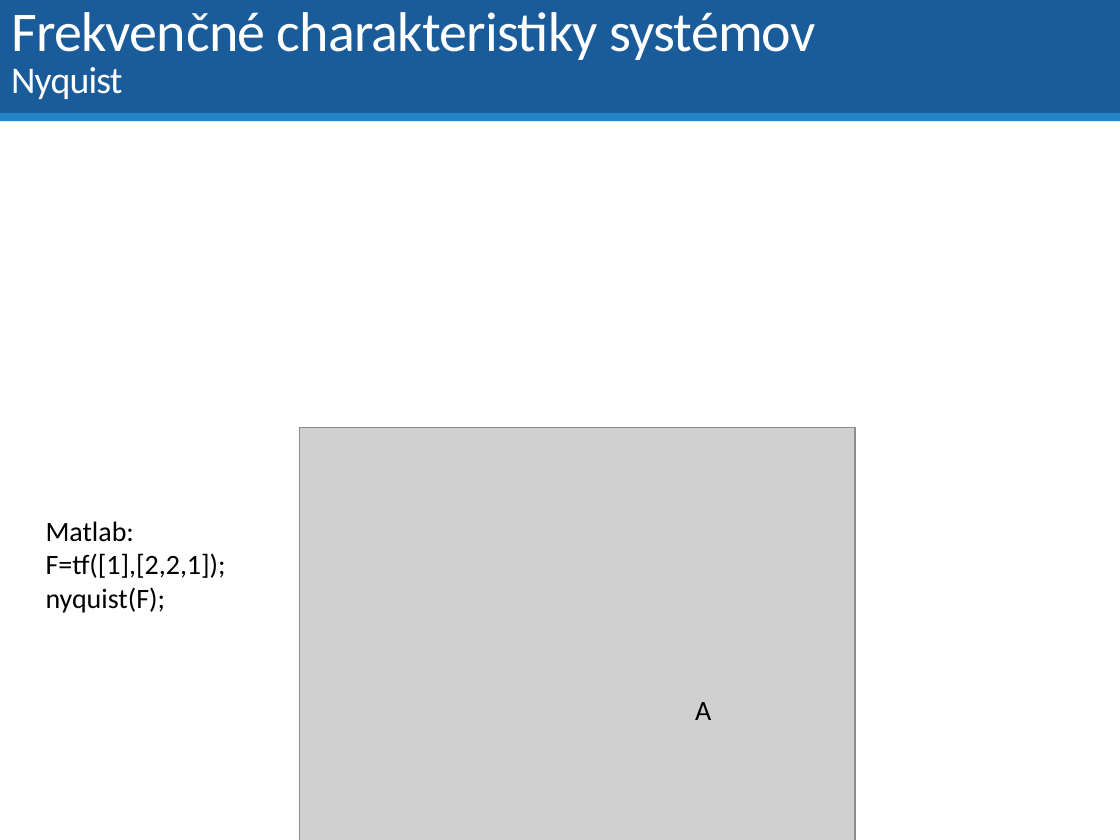
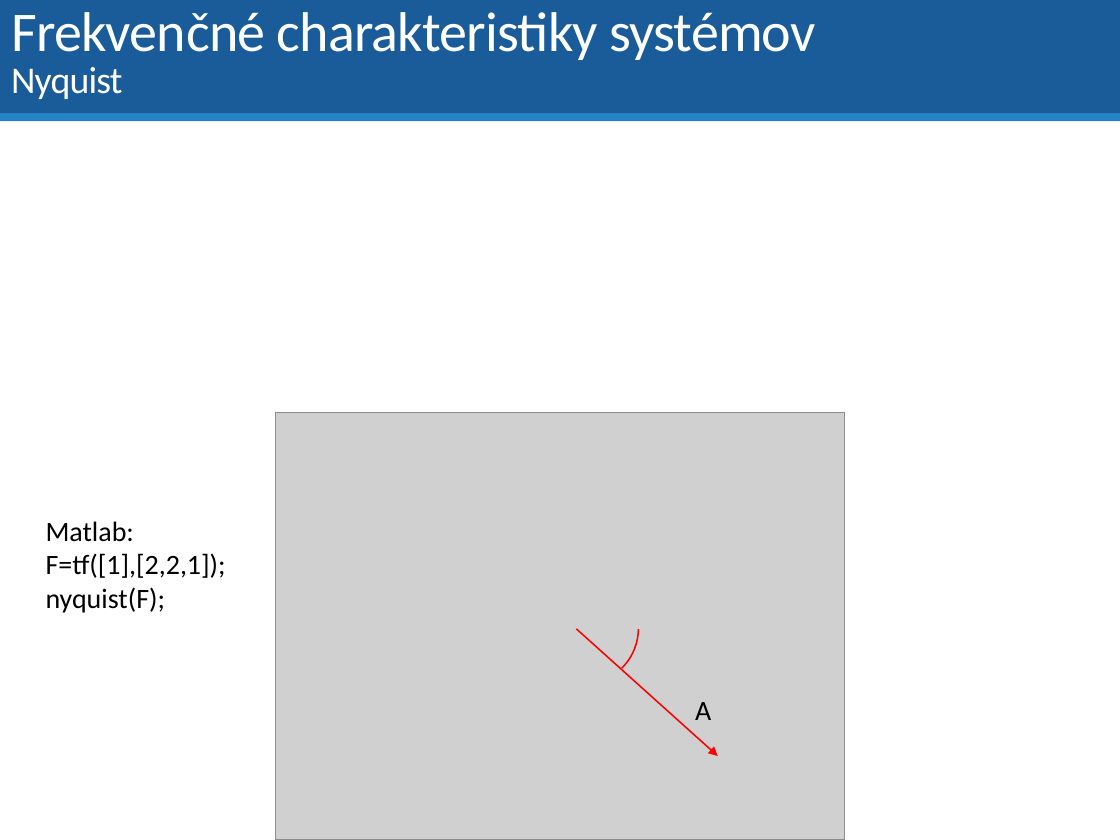
Before and after one commit to dodekm/TeamProjektKybernetika, a slide deck: slide 15 of Nove prednasky/P4 Vlastnosti prenosovych funkcii.pptx (slide 13 before the commit). Drawn at 1120x840 pixels with LibreOffice and Linux fonts; fonts in the diff are those of the drawing; grey boxes stand for pictures. Boxes give left, top, right and bottom in pixels: in the first picture for what was removed or moved away, otherwise in the second. Text is boxed around its words. In the diff, an @@ line names an element or a change of style, - is before the commit and + after.

```diff
--- a/Nove prednasky/P4 Vlastnosti prenosovych funkcii.pptx
+++ b/Nove prednasky/P4 Vlastnosti prenosovych funkcii.pptx
@@ picture: place and size @@
-picture at (300, 428, 856, 840)
+picture at (276, 413, 846, 840)
@@ arc (boxed as its full ellipse) added at (504, 549, 661, 707), outline #FF0000 1 pt @@
@@ arrow added from (577, 628) to (718, 756), #FF0000 1 pt @@
```
Also in this commit, not shown: 18 other slides changed, 9 slides added, 2 slides removed, 6 other files.
